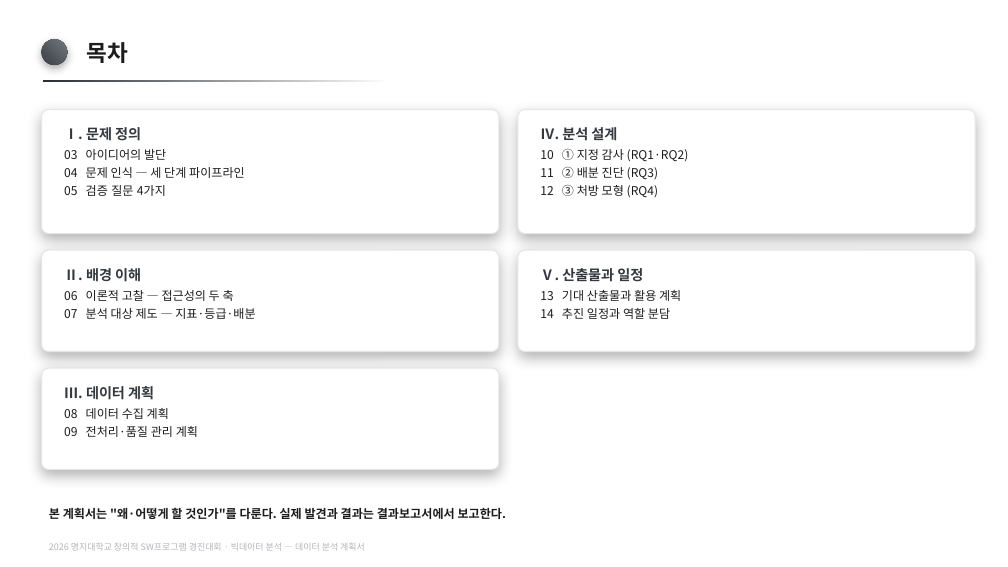
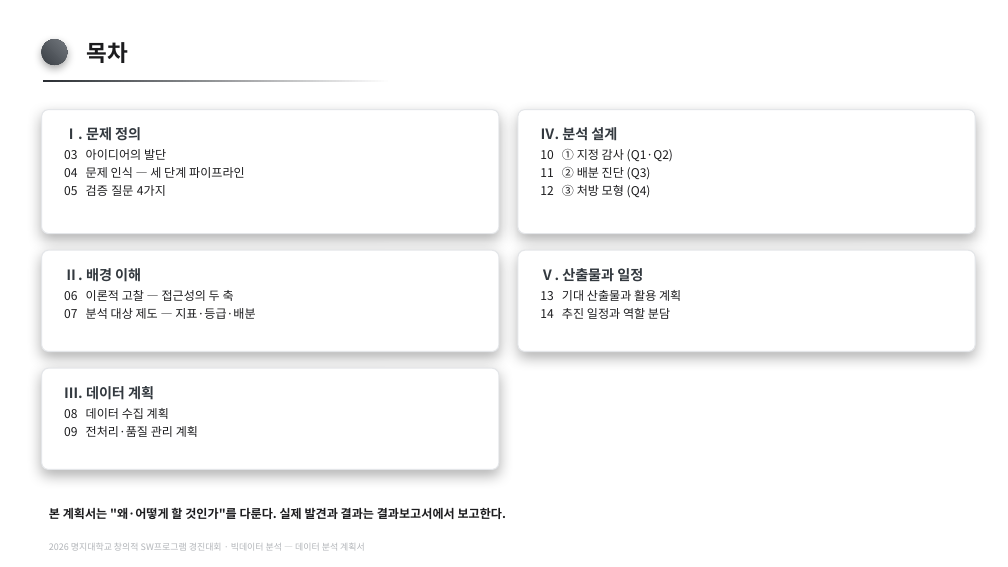
Before and after one commit to karvvan/maternity-care-policy-audit, a slide deck: slide 2 of 04_제출물/데이터분석_계획서.pptx. Drawn at 1008x567 pixels with LibreOffice and Linux fonts; fonts in the diff are those of the drawing. Boxes give left, top, right and bottom in pixels: in the first picture for what was removed or moved away, otherwise in the second. Text is boxed around its words. In the diff, an @@ line names an element or a change of style, - is before the commit and + after.

Commit message:
계획서 PPT 반영 — 희소성 논거 + 용어 정리
- 용어 정리(연구→프로젝트, 연구 질문→핵심 질문, RQ→Q) 문단 17개 적용.
- 희소성 논거를 '검증 타겟 2 — 배분 단계' 카드에 별도 항목으로 추가.
  처음엔 '왜 지금' 카드 마지막 줄에 이어 붙어 한 줄로 뭉쳤고 글머리표도
  빠졌다. 주제가 맞는 배분 카드로 옮기고 항목을 분리해 바로잡았다.
- PPT_패치에 insert_bullet_before() 추가. 문단 XML을 복제해 끼워 넣으므로
  서식이 유지된다. 문장을 기존 문단에 이어 붙이면 뭉치는 문제를 없앤다.
- 생성기도 같은 자리로 동기화해 재생성 시 되돌아가지 않게 함.

대표자가 직접 고친 문구(검증 타겟 1/2, '왜 지금, 데이터 분석이 필요한가?',
발단 제목 등) 전부 보존 확인.

```diff
--- a/04_제출물/데이터분석_계획서.pptx
+++ b/04_제출물/데이터분석_계획서.pptx
@@ text at (540,149,673,198): text changed @@
-10 ① 지정 감사 (RQ1·RQ2)
-11 ② 배분 진단 (RQ3)
-12 ③ 처방 모형 (RQ4)
+10 ① 지정 감사 (Q1·Q2)
+11 ② 배분 진단 (Q3)
+12 ③ 처방 모형 (Q4)
```
Also in this commit, not shown: 8 other slides changed, 3 other files.
